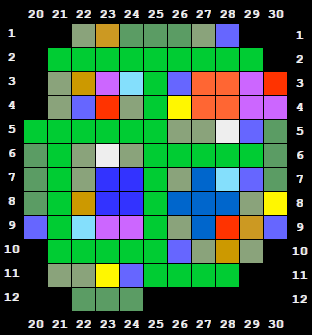
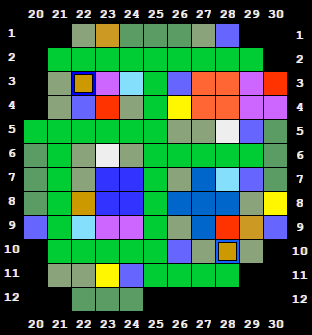
Layered file, before and after one edit (312px x 335px). Changes by layer:
painted on "Background" over [72, 72, 239, 263]
